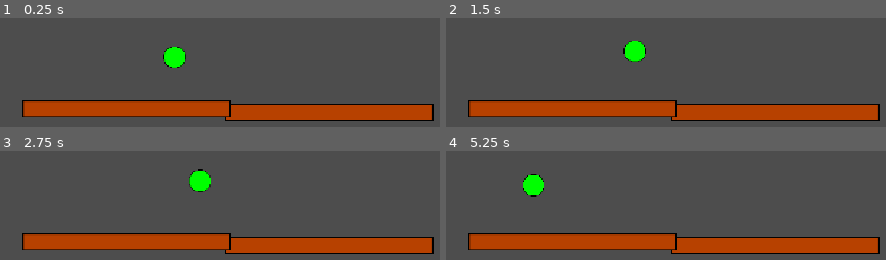
Above: before the commit, frames 1-4 (two rows, left to right).
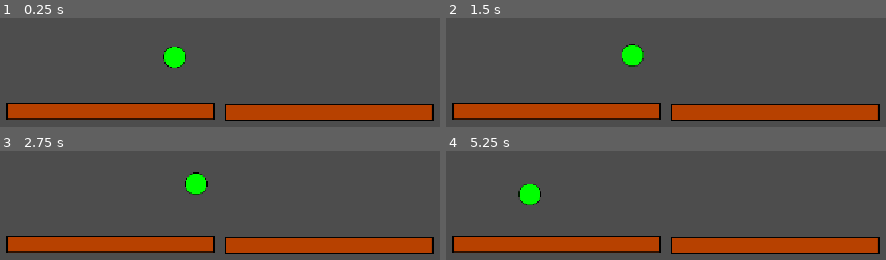
Above: after the commit, the same moments.

Repository: CraftyAlpaca/Bounce-World
Game: Godot game, scene res://big scenes/main game loop.tscn
The game is run twice, just before and just after one commit, with the same random seed, the same clock (stepped at 60 frames per second) and the same inputs.
Inputs:
- Up to frame 1 (0.25 s): no input
- Up to frame 2 (1.5 s): hold D (right) 0.53-1.28 s; hold A (left) from 1.28 s (still down)
- Up to frame 3 (2.75 s): release A (left) at 2.03 s; hold D (right) from 2.03 s (still down)
- Up to frame 4 (5.25 s): release D (right) at 2.78 s; hold W (up) 2.78-3.53 s; hold A (left) from 3.53 s (still down)

The runs differ from the first frame. In frame 1, 4.4% of the frame differs, in the area x 1-53%, y 75-94%; in frame 2, 5.0%; in frame 3, 5.0%; in frame 4, 5.4%, in the area x 1-53%, y 21-94%.

Commit message:
Change of position

Diff:
--- a/big scenes/main game loop.tscn
+++ b/big scenes/main game loop.tscn
@@ -30,4 +30,4 @@
 position = Vector2(763.00006, 277.00006)
 
 [node name="StaticBody2D" parent="." unique_id=526493312 instance=ExtResource("3_mjf4k")]
-position = Vector2(472, 272)
+position = Vector2(449, 276)
